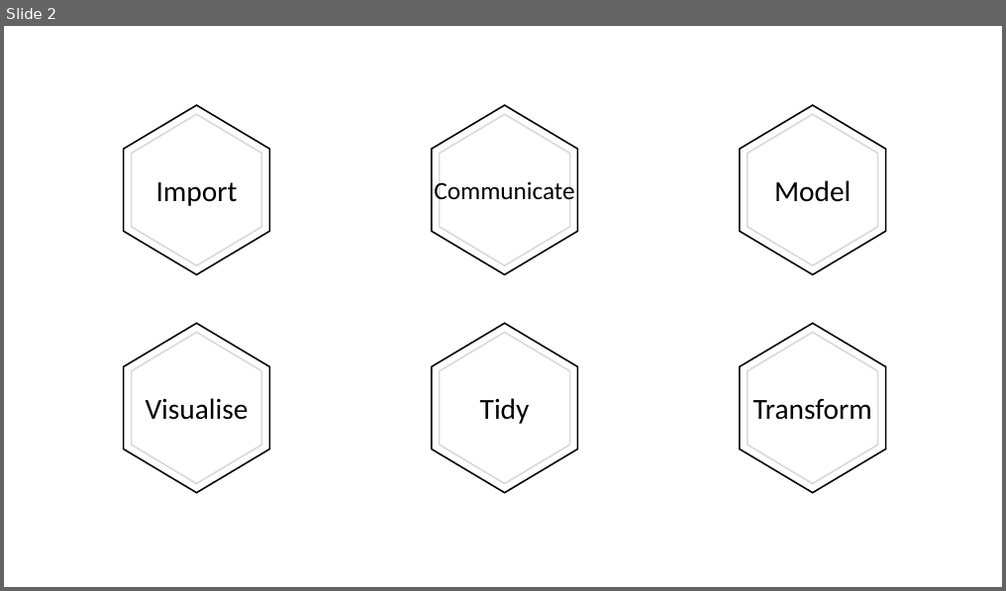
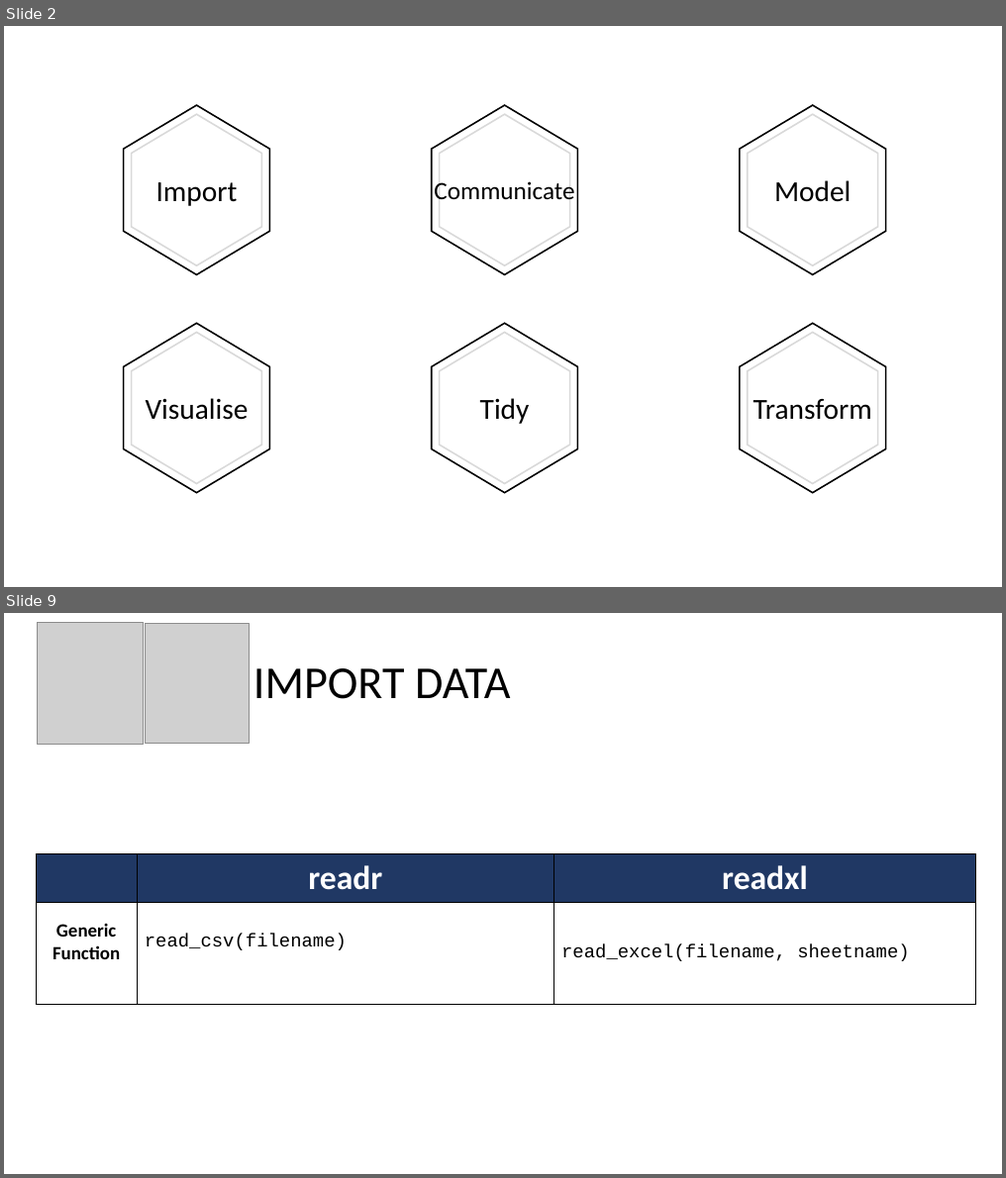
Before and after one commit to ptlxuan89/tidyverse_201912, a slide deck: Tidyverse presentation.pptx. Shown one above the other, each under a label of ours: slide 2 before the commit, slides 2 and 9 after it; the slides between them are not shown. The pictures are 1006x591 and 1006x1178 pixels, drawn with LibreOffice and Linux fonts; fonts in the diff are those of the drawing; grey boxes stand for pictures. Boxes give left, top, right and bottom in pixels: in the first picture for what was removed or moved away, otherwise in the second. Text is boxed around its words. In the diff, an @@ line names an element or a change of style, - is before the commit and + after.

```diff
--- a/Tidyverse presentation.pptx
+++ b/Tidyverse presentation.pptx
@@ slide 9 added at [4,613,1002,1174], background #FFFFFF @@
@@ picture added at [37,622,143,744] @@
@@ picture added at [146,624,249,744] @@
@@ title added at [253,668,511,699], 44 pt, text #000000 @@
+IMPORT DATA
@@ table added at [36,854,976,1004], 2 rows, 3 columns @@
+ | readr | readxl
+Generic Function | read_csv(filename) | read_excel(filename, sheetname)
```
Also in this commit, not shown: 6 slides changed, 15 other slides added, 4 slides removed, 3 other files.
